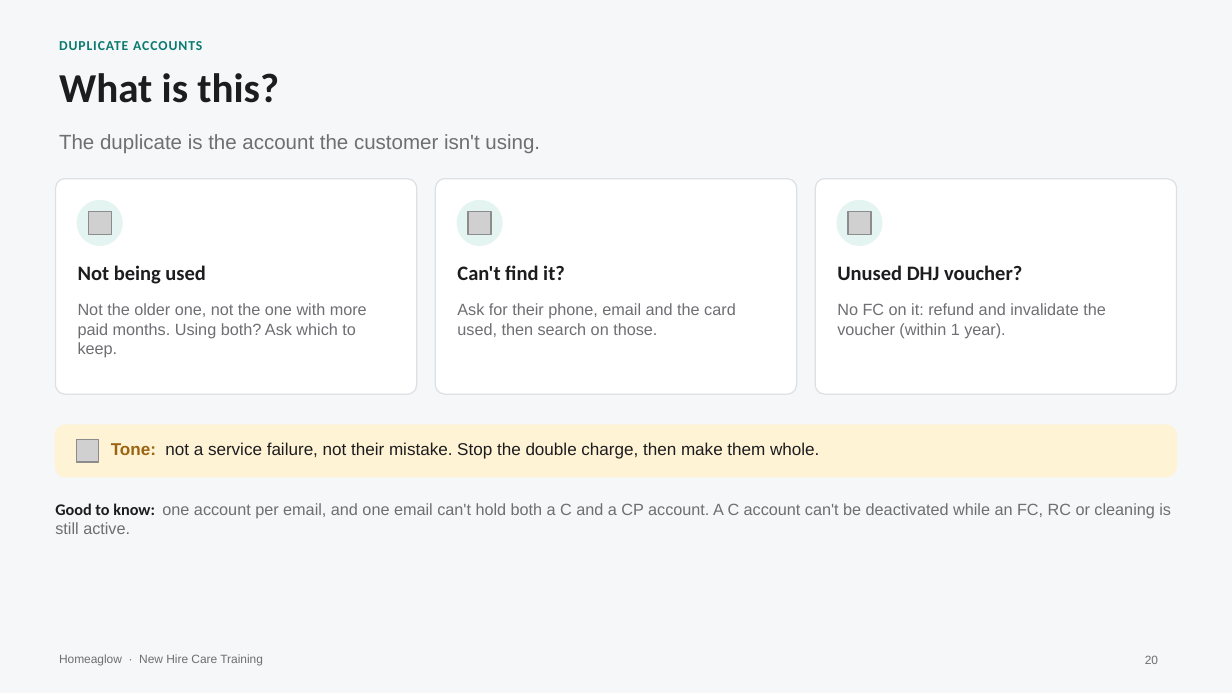
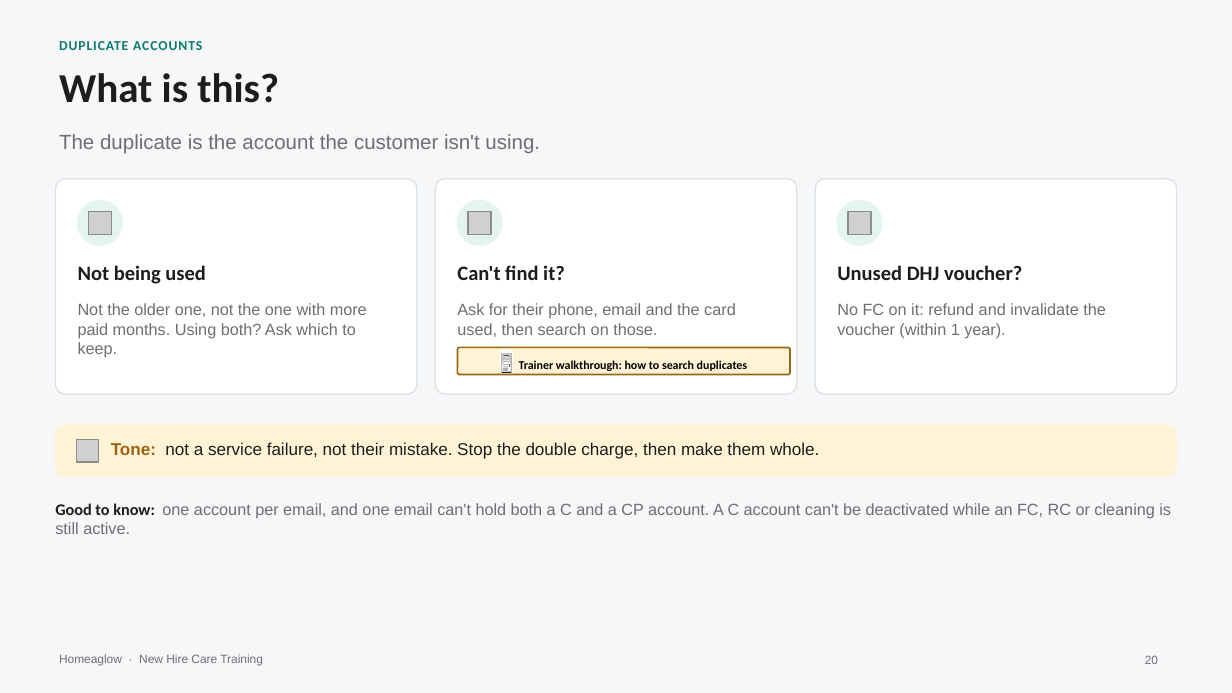
Before and after one commit to anjulimichelle/training, a slide deck: slide 20 of refunds-abuse-duplicates-bulk/refunds-abuse-duplicates-bulk.pptx. Drawn at 1232x693 pixels with LibreOffice and Linux fonts; fonts in the diff are those of the drawing; grey boxes stand for pictures. Boxes give left, top, right and bottom in pixels: in the first picture for what was removed or moved away, otherwise in the second. Text is boxed around its words. In the diff, an @@ line names an element or a change of style, - is before the commit and + after.

```diff
--- a/refunds-abuse-duplicates-bulk/refunds-abuse-duplicates-bulk.pptx
+++ b/refunds-abuse-duplicates-bulk/refunds-abuse-duplicates-bulk.pptx
@@ rounded rectangle added at (x1=457, y1=347, x2=790, y2=375), fill #FFF3D6, outline #9A6410 1 pt, 7 pt, text #000000, bold @@
+🖥️ Trainer walkthrough: how to search duplicates
```
Also in this commit, not shown: 2 other slides changed, 2 other files.
